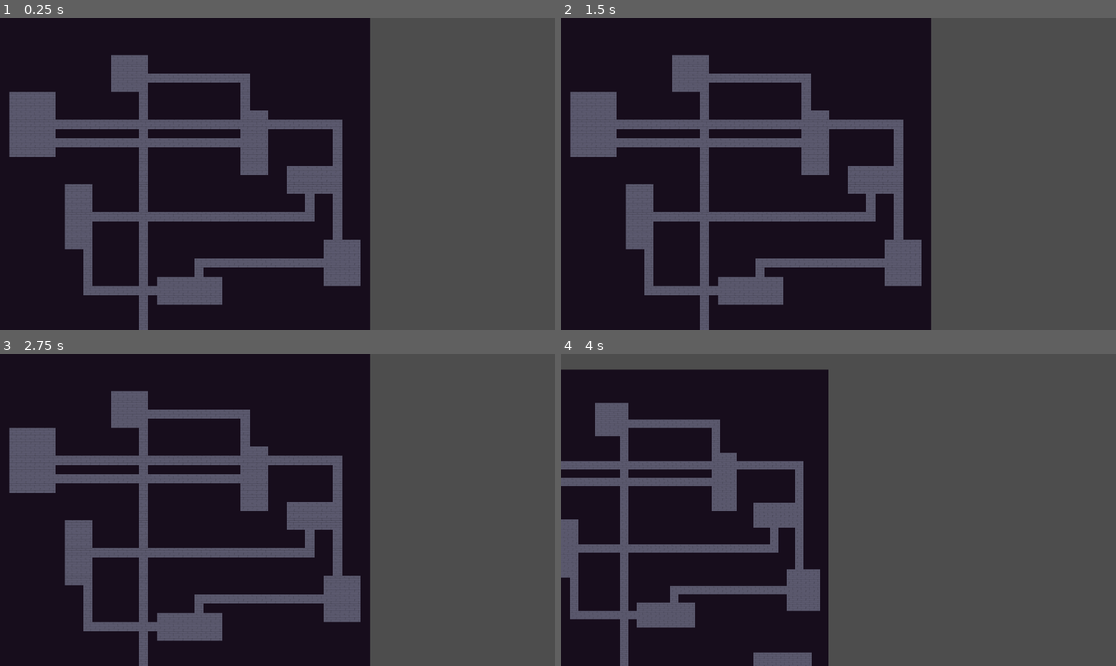
Above: before the commit, frames 1-4 (two rows, left to right).
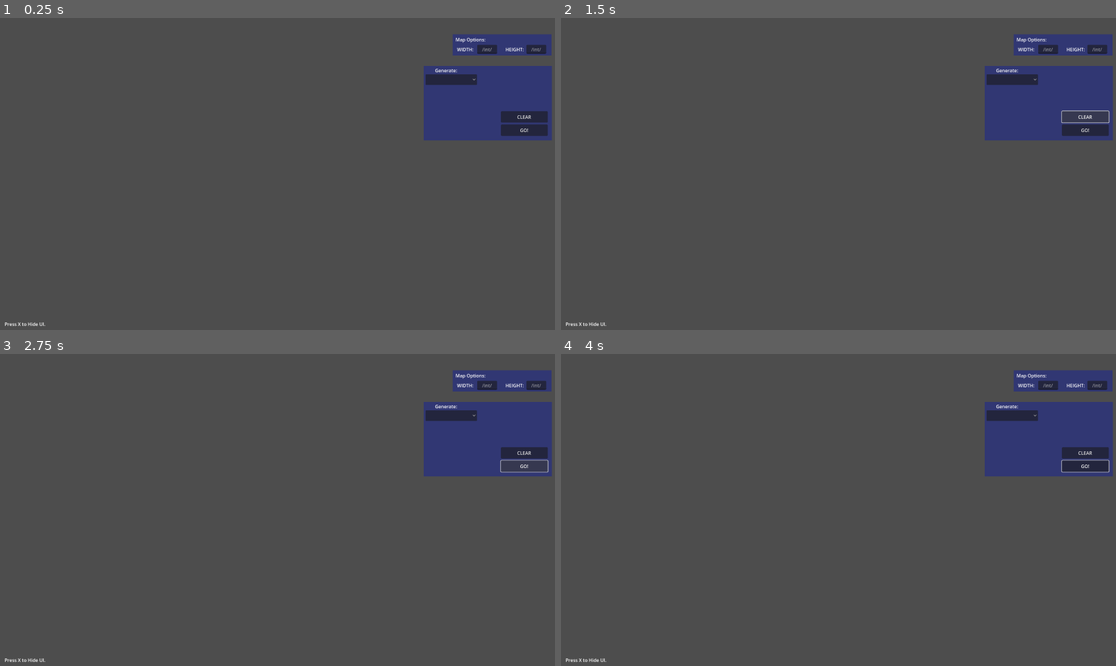
Above: after the commit, the same moments.

Repository: JPGFG/proc-gen
Game: Godot game, scene res://assets/scenes/game_map.tscn
Two runs of this game, one before a commit and one after it. Both use one fixed random seed, a clock stepped at 60 frames per second and the inputs below.
Inputs (mouse positions are in pixels of both pictures, inside the frame that each line leads up to):
- Up to frame 1 (0.25 s): no input
- Up to frame 2 (1.5 s): click (1010, 80) at 0.52 s; click (1082, 117) at 1.25 s, where only the run after the commit has a clickable "CLEAR"
- Up to frame 3 (2.75 s): click (521, 466) at 2 s, where only the run after the commit has a clickable "GO!"
- Up to frame 4 (4 s): click (1082, 466) at 2.75 s, where only the run after the commit has a clickable "GO!"; tap X at 3.5 s; move the mouse to (960, 494) at 3.52 s; hold D (move_right) from 3.53 s (still down); hold Q (zoom_in) from 3.53 s (still down); click (960, 494) at 3.67 s

The runs differ from the first frame. In frame 1, 71% of the frame differs, in the area x 0-100%, y 0-100%; in frame 2, 70%; in frame 3, 70%; in frame 4, 51%.

Commit message:
create UI driven generation add drunken walk algo

Diff:
--- a/DrunkWalkDungeonGenerator.gd
+++ /dev/null
@@ -1,35 +0,0 @@
-class_name DrunkWalkDungeonGenerator
-extends RefCounted
-
-var gameMap: GameMap
-var walkedTiles = []
-var steps : int
-var stepCounter: int = 0
-var startPoint: Vector2
-
-
-func _init(game_map: GameMap, _steps: int, start_point:= Vector2(randi_range(1, game_map.map_w - 1), randi_range(1, game_map.map_h - 1))):
-	gameMap = game_map
-	steps = _steps
-	startPoint = start_point
-
-func genDungeon():
-	var currentStep: Vector2
-	currentStep = startPoint
-
-	var directionArray = [1, 2, 3, 4]
-	while stepCounter <= steps:
-		var direction = directionArray[randi_range(0,3)]
-		match direction:
-			1:
-				# UP
-				currentStep.y -= 1
-			2:
-				# DOWN
-				currentStep.y += 1
-			3:
-				# LEFT
-				currentStep.x -= 1
-			4:
-				# RIGHT
-				currentStep.x += 1
--- a/assets/scenes/game_map.tscn
+++ b/assets/scenes/game_map.tscn
@@ -1,8 +1,8 @@
 [gd_scene load_steps=7 format=3 uid="uid://5blpnymuiwi0"]
 
-[ext_resource type="Script" uid="uid://c2ixdhrf6sst6" path="res://scripts/Initializer.gd" id="1_o8cx1"]
 [ext_resource type="Texture2D" uid="uid://260tvsr7rcbn" path="res://assets/art/wall-tile-aseprite-spritesheet.png" id="2_bdhei"]
-[ext_resource type="Script" uid="uid://dfqkh73h463t" path="res://assets/scenes/FreeCamera.gd" id="3_bdhei"]
+[ext_resource type="PackedScene" uid="uid://bjoiwa2wyss7w" path="res://assets/scenes/ui_overlay.tscn" id="2_ug7s2"]
+[ext_resource type="Script" uid="uid://dfqkh73h463t" path="res://scripts/handlers/FreeCamera.gd" id="3_bdhei"]
 
 [sub_resource type="TileSetAtlasSource" id="TileSetAtlasSource_ug7s2"]
 resource_name = "dtest-tilemap"
@@ -17,15 +17,12 @@
 
 [sub_resource type="CircleShape2D" id="CircleShape2D_o8cx1"]
 
-[node name="Game" type="Node2D" node_paths=PackedStringArray("tileMap")]
-script = ExtResource("1_o8cx1")
-width = 40
-height = 40
-maxRooms = 8
-minRooms = 4
-maxRoomHeight = 8
-maxRoomWidth = 8
-tileMap = NodePath("TileMapLayer")
+[node name="Game" type="Node2D"]
+
+[node name="CanvasLayer" type="CanvasLayer" parent="."]
+
+[node name="UIOverlay" parent="CanvasLayer" node_paths=PackedStringArray("tileMap") instance=ExtResource("2_ug7s2")]
+tileMap = NodePath("../../TileMapLayer")
 
 [node name="TileMapLayer" type="TileMapLayer" parent="."]
 tile_set = SubResource("TileSet_pupd3")
--- /dev/null
+++ b/assets/scenes/input_option.tscn
@@ -0,0 +1,36 @@
+[gd_scene load_steps=2 format=3 uid="uid://dm2o4lujfiqqp"]
+
+[ext_resource type="Script" uid="uid://qx34h3cn6li1" path="res://scripts/UI/InputOption.gd" id="1_dqdla"]
+
+[node name="InputOption" type="Control" node_paths=PackedStringArray("displayText", "inputField")]
+custom_minimum_size = Vector2(0, 35)
+layout_mode = 3
+anchors_preset = 0
+script = ExtResource("1_dqdla")
+displayText = NodePath("DisplayText")
+inputField = NodePath("InputField")
+
+[node name="DisplayText" type="RichTextLabel" parent="."]
+layout_mode = 1
+anchors_preset = 15
+anchor_right = 1.0
+anchor_bottom = 1.0
+grow_horizontal = 2
+grow_vertical = 2
+text = "Placeholder"
+vertical_alignment = 1
+
+[node name="InputField" type="LineEdit" parent="."]
+layout_mode = 1
+anchors_preset = 6
+anchor_left = 1.0
+anchor_top = 0.5
+anchor_right = 1.0
+anchor_bottom = 0.5
+offset_left = -68.5625
+offset_top = -15.5
+offset_bottom = 15.5
+grow_horizontal = 0
+grow_vertical = 2
+placeholder_text = "/int/"
+alignment = 1
--- /dev/null
+++ b/assets/scenes/ui_overlay.tscn
@@ -0,0 +1,160 @@
+[gd_scene load_steps=4 format=3 uid="uid://bjoiwa2wyss7w"]
+
+[ext_resource type="Script" uid="uid://bhds28eug7fxt" path="res://scripts/handlers/GenerationHandler.gd" id="1_ujye4"]
+
+[sub_resource type="StyleBoxFlat" id="StyleBoxFlat_lxp2v"]
+bg_color = Color(0.1935, 0.21487498, 0.45, 1)
+
+[sub_resource type="StyleBoxFlat" id="StyleBoxFlat_r1i68"]
+bg_color = Color(0.19215687, 0.21568628, 0.4509804, 1)
+
+[node name="UIOverlay" type="Control"]
+layout_mode = 3
+anchors_preset = 15
+anchor_right = 1.0
+anchor_bottom = 1.0
+grow_horizontal = 2
+grow_vertical = 2
+script = ExtResource("1_ujye4")
+
+[node name="GenerationPanel" type="Panel" parent="."]
+layout_mode = 1
+anchors_preset = 6
+anchor_left = 1.0
+anchor_top = 0.5
+anchor_right = 1.0
+anchor_bottom = 0.5
+offset_left = -454.0
+offset_top = -374.0
+offset_right = -11.0
+offset_bottom = -116.0
+grow_horizontal = 0
+grow_vertical = 2
+theme_override_styles/panel = SubResource("StyleBoxFlat_lxp2v")
+
+[node name="RTL_TITLE" type="RichTextLabel" parent="GenerationPanel"]
+layout_mode = 0
+offset_right = 156.0
+offset_bottom = 31.0
+text = "Generate:"
+horizontal_alignment = 1
+vertical_alignment = 1
+
+[node name="GeneratorDropdown" type="OptionButton" parent="GenerationPanel"]
+layout_mode = 0
+offset_left = 6.0
+offset_top = 29.0
+offset_right = 184.0
+offset_bottom = 66.0
+toggle_mode = false
+item_count = 2
+popup/item_0/text = "Rooms & Corridors"
+popup/item_0/id = 0
+popup/item_1/text = "Drunken Walk"
+popup/item_1/id = 1
+
+[node name="GenerateButton" type="Button" parent="GenerationPanel"]
+layout_mode = 0
+offset_left = 267.0
+offset_top = 203.0
+offset_right = 429.0
+offset_bottom = 242.0
+text = "GO!"
+
+[node name="ClearEntriesButton" type="Button" parent="GenerationPanel"]
+layout_mode = 0
+offset_left = 267.0
+offset_top = 157.0
+offset_right = 429.0
+offset_bottom = 196.0
+text = "CLEAR"
+
+[node name="PanelContainer" type="PanelContainer" parent="GenerationPanel"]
+layout_mode = 0
+offset_left = 10.0
+offset_top = 72.0
+offset_right = 251.0
+offset_bottom = 190.0
+theme_override_styles/panel = SubResource("StyleBoxFlat_r1i68")
+
+[node name="VBoxContainer" type="VBoxContainer" parent="GenerationPanel/PanelContainer"]
+layout_mode = 2
+
+[node name="MapOptionsPanel" type="Panel" parent="."]
+layout_mode = 1
+anchors_preset = 6
+anchor_left = 1.0
+anchor_top = 0.5
+anchor_right = 1.0
+anchor_bottom = 0.5
+offset_left = -354.0
+offset_top = -484.0
+offset_right = -12.0
+offset_bottom = -410.0
+grow_horizontal = 0
+grow_vertical = 2
+theme_override_styles/panel = SubResource("StyleBoxFlat_lxp2v")
+
+[node name="RTL_TITLE" type="RichTextLabel" parent="MapOptionsPanel"]
+layout_mode = 0
+offset_left = 8.0
+offset_top = 5.0
+offset_right = 116.0
+offset_bottom = 32.0
+text = "Map Options:"
+horizontal_alignment = 1
+vertical_alignment = 1
+
+[node name="RTL_MWIDTH" type="RichTextLabel" parent="MapOptionsPanel"]
+layout_mode = 0
+offset_left = 7.0
+offset_top = 38.0
+offset_right = 82.0
+offset_bottom = 67.0
+text = "WIDTH:"
+horizontal_alignment = 1
+vertical_alignment = 1
+
+[node name="FIELD_WIDTH" type="LineEdit" parent="MapOptionsPanel"]
+layout_mode = 0
+offset_left = 85.0
+offset_top = 37.0
+offset_right = 153.5625
+offset_bottom = 68.0
+placeholder_text = "/int/"
+alignment = 1
+
+[node name="RTL_MHEIGHT" type="RichTextLabel" parent="MapOptionsPanel"]
+layout_mode = 0
+offset_left = 177.0
+offset_top = 38.0
+offset_right = 252.0
+offset_bottom = 67.0
+text = "HEIGHT:"
+horizontal_alignment = 1
+vertical_alignment = 1
+
+[node name="FIELD_HEIGHT" type="LineEdit" parent="MapOptionsPanel"]
+layout_mode = 0
+offset_left = 255.0
+offset_top = 37.0
+offset_right = 323.5625
+offset_bottom = 68.0
+placeholder_text = "/int/"
+alignment = 1
+
+[node name="RTL_HIDEUI" type="RichTextLabel" parent="."]
+layout_mode = 1
+anchors_preset = 2
+anchor_top = 1.0
+anchor_bottom = 1.0
+offset_top = -40.0
+offset_right = 174.0
+grow_vertical = 0
+text = "Press X to Hide UI."
+horizontal_alignment = 1
+vertical_alignment = 1
+
+[connection signal="item_selected" from="GenerationPanel/GeneratorDropdown" to="." method="_on_d_generator_button_item_selected"]
+[connection signal="pressed" from="GenerationPanel/GenerateButton" to="." method="_on_generate_button_pressed"]
+[connection signal="pressed" from="GenerationPanel/ClearEntriesButton" to="." method="_on_clear_entries_pressed"]
--- /dev/null
+++ b/scripts/UI/InputOption.gd
@@ -0,0 +1,14 @@
+class_name InputOption
+extends Control
+
+@export var displayText : RichTextLabel
+@export var inputField : LineEdit
+
+func set_display_text(text : String):
+	displayText.text = text
+
+func get_input_field() -> String:
+	if inputField != null:
+		return inputField.text
+	else:
+		return ("EMPTY")
--- /dev/null
+++ b/scripts/dungeon-generators/DrunkWalkDungeonGenerator.gd
@@ -0,0 +1,57 @@
+class_name DrunkWalkDungeonGenerator
+extends RefCounted
+
+# This is a demonstration of "a drunken walk" style of terrain generation.
+# This can be used to generate water flows throughout a game map, or cavelike
+# natural bounded terrain.  This generator written by JP at Columbia University
+# on 10/10
+
+var gameMap: GameMap
+var walkedTiles = []
+var walkers: int
+var steps : int
+var stepCounter: int = 0
+var startPoint: Vector2i
+
+
+func _init(game_map: GameMap, _steps: int, _walkers: int = 1):
+	gameMap = game_map
+	steps = _steps
+	walkers = _walkers
+
+func genDungeon():
+	for i in range(walkers):
+		startPoint = Vector2i(randi_range(1, gameMap.map_w - 1), randi_range(1, gameMap.map_h - 1))
+		takeWalk()
+
+func takeWalk():
+	var currentStep: Vector2i
+	currentStep = startPoint
+	stepCounter = 0
+	var directionArray = [1, 2, 3, 4]
+	while stepCounter <= steps:
+		var direction = directionArray[randi_range(0,3)]
+		match direction:
+			1:
+				# UP
+				currentStep = boundStep(currentStep + Vector2i.UP)
+			2:
+				# DOWN
+				currentStep = boundStep(currentStep + Vector2i.DOWN)
+			3:
+				# LEFT
+				currentStep = boundStep(currentStep + Vector2i.LEFT)
+			4:
+				# RIGHT
+				currentStep = boundStep(currentStep + Vector2i.RIGHT)
+
+		# Carve out the Cell at the step point
+		gameMap.map[currentStep.x][currentStep.y] = FloorCell.new(currentStep.x, currentStep.y)
+		stepCounter += 1
+
+# Ensures drunken walk stays within the bounds of the array.
+func boundStep(next_step: Vector2i) -> Vector2i:
+	var validStep : Vector2i
+	validStep.x = clamp(next_step.x, 0, gameMap.map_w - 1)
+	validStep.y = clamp(next_step.y, 0, gameMap.map_h - 1)
+	return validStep
--- /dev/null
+++ b/scripts/dungeon-generators/DungeonGenerator.gd
@@ -0,0 +1,9 @@
+class_name DungeonGenerator
+extends RefCounted
+
+# Abstract class for Dungeon Generators
+
+var gameMap: GameMap
+
+func genDungeon():
+	pass
--- a/scripts/RectangleDungeonGenerator.gd
+++ b/scripts/dungeon-generators/RectangleDungeonGenerator.gd
@@ -5,7 +5,7 @@
 # horizontal-first corridor generation.  The GameMap class creates the board filled with
 # Wall Cells, the initializer class then bakes whatever the generated map is into tiles
 # This is done at the same time as the render map function.
-# This simple dungeon generator was completed on 10/10/25.
+# This simple dungeon generator was completed on 10/09/25.
 # Written by JP Green at Columbia University.
 
 
--- /dev/null
+++ b/scripts/handlers/GenerationHandler.gd
@@ -0,0 +1,104 @@
+class_name GenerationHandler
+extends Control
+
+enum dungeonType {RECT_CORRIDOR, DRUNKEN_WALK}
+
+var generatorChoice = dungeonType
+var dungeonGenerators := []
+
+@onready var inputOptionContainer: VBoxContainer = $GenerationPanel/PanelContainer/VBoxContainer
+var inputOption : PackedScene = preload("res://assets/scenes/input_option.tscn")
+
+@onready var i_MAPHEIGHT_FIELD: LineEdit = $MapOptionsPanel/FIELD_HEIGHT
+@onready var i_MAPWIDTH_FIELD: LineEdit = $MapOptionsPanel/FIELD_WIDTH
+
+var inputOptionArray : Array[InputOption] = []
+
+@export_category("TileMap Settings")
+@export var tileMap : TileMapLayer
+
+var floor_atlas := Vector2(0, 0)
+var wall_atlas := Vector2(1, 0)
+
+func _on_d_generator_button_item_selected(index):
+	match index:
+		0: generatorChoice = dungeonType.RECT_CORRIDOR
+		1: generatorChoice = dungeonType.DRUNKEN_WALK
+	setupGenUI(generatorChoice)
+
+func generate():
+	var _dungeonGenerator
+	var _game_map : GameMap
+	_game_map = GameMap.new(int(i_MAPWIDTH_FIELD.text), int(i_MAPHEIGHT_FIELD.text))
+	match generatorChoice:
+		dungeonType.RECT_CORRIDOR:
+			var _max_rooms = int(inputOptionArray[0].inputField.text)
+			var _min_rooms = int(inputOptionArray[1].inputField.text)
+			var _max_room_w = int(inputOptionArray[2].inputField.text)
+			var _max_room_h = int(inputOptionArray[3].inputField.text)
+			_dungeonGenerator = RectangleDungeonGenerator.new(_max_rooms, _min_rooms, _max_room_h, _max_room_w, _game_map)
+			_dungeonGenerator.genDungeon()
+			bakeMap(_game_map)
+		dungeonType.DRUNKEN_WALK:
+			var _walkers = int(inputOptionArray[0].inputField.text)
+			var _steps = int(inputOptionArray[1].inputField.text)
+			_dungeonGenerator = DrunkWalkDungeonGenerator.new(_game_map, _steps, _walkers)
+			_dungeonGenerator.genDungeon()
+			bakeMap(_game_map)
+
+func setupGenUI(type:dungeonType):
+	match type:
+		dungeonType.RECT_CORRIDOR:
+			clearOptionUI()
+			handle_rc_generation()
+		dungeonType.DRUNKEN_WALK:
+			clearOptionUI()
+			handle_dw_generation()
+
+func clearOptionUI():
+	for option in inputOptionArray:
+		option.call_deferred("queue_free")
+	inputOptionArray.clear()
+
+func handle_dw_generation():
+	# Walkers
+	add_input_option("Walkers")
+	# Steps
+	add_input_option("Steps")
+
+func handle_rc_generation():
+	# Max Rooms
+	add_input_option("Max Rooms")
+	# Min Rooms
+	add_input_option("Min Rooms")
+	# Max Room Width
+	add_input_option("Max Room Width")
+	# Max Room Height
+	add_input_option("Max Room Height")
+
+func add_input_option(_display_text: String):
+	var option = inputOption.instantiate() as InputOption
+	option.displayText.text = _display_text
+	inputOptionContainer.add_child(option)
+	inputOptionArray.append(option)
+
+func _on_clear_entries_pressed():
+	clearOptionUI()
+
+func _on_generate_button_pressed():
+	generate()
+
+func bakeMap(game_map: GameMap) -> void:
+	if tileMap == null:
+		push_error("No Tile Map added to export field.")
+		return
+
+	tileMap.clear()
+	@warning_ignore("unused_variable")
+	var tileSet := tileMap.tile_set
+	var source_id = tileMap.tile_set.get_source_id(0)
+	for y in range(game_map.map_h):
+		for x in range(game_map.map_w):
+			var cell = game_map.map[x][y]
+			var atlas := wall_atlas if (cell is WallCell) else floor_atlas
+			tileMap.set_cell(Vector2i(x, y), source_id, atlas)
--- a/scripts/Initializer.gd
+++ b/scripts/handlers/Initializer.gd
@@ -23,12 +23,14 @@
 
 func _ready():
 
+	gameMap = GameMap.new(width, height)
 
-	gameMap = GameMap.new(width, height)
-	rectangle_dungeon_generator = RectangleDungeonGenerator.new(maxRooms, minRooms, maxRoomHeight, maxRoomWidth, gameMap)
-	rectangle_dungeon_generator.genDungeon()
+	drunk_walk_generator = DrunkWalkDungeonGenerator.new(gameMap, 400, 8)
+	drunk_walk_generator.genDungeon()
+	# rectangle_dungeon_generator = RectangleDungeonGenerator.new(maxRooms, minRooms, maxRoomHeight, maxRoomWidth, gameMap)
+	# rectangle_dungeon_generator.genDungeon()
 
-	gameMap.render()
+	# gameMap.render()
 	bakeMap(gameMap)
 
 
Not shown, added: scripts/UI/InputOption.gd.uid
Renamed: DrunkWalkDungeonGenerator.gd.uid -> scripts/dungeon-generators/DrunkWalkDungeonGenerator.gd.uid
Not shown, added: scripts/dungeon-generators/DungeonGenerator.gd.uid
Renamed: scripts/RectangleDungeonGenerator.gd.uid -> scripts/dungeon-generators/RectangleDungeonGenerator.gd.uid
Renamed: assets/scenes/FreeCamera.gd -> scripts/handlers/FreeCamera.gd
Renamed: assets/scenes/FreeCamera.gd.uid -> scripts/handlers/FreeCamera.gd.uid
Not shown, added: scripts/handlers/GenerationHandler.gd.uid
Renamed: scripts/Initializer.gd.uid -> scripts/handlers/Initializer.gd.uid
Renamed: scripts/GameMap.gd -> scripts/map/GameMap.gd
Renamed: scripts/GameMap.gd.uid -> scripts/map/GameMap.gd.uid
Renamed: scripts/FloorCell.gd -> scripts/map/cells/FloorCell.gd
Renamed: scripts/FloorCell.gd.uid -> scripts/map/cells/FloorCell.gd.uid
(and 4 more such lines)
